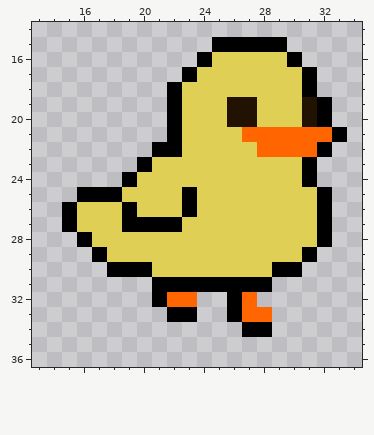
Edited in one commit: pixel-art sprite (data/gfx/waddle_right_0.png). The first picture shows the starting point.
The file is 1600x1600 pixels, drawn in blocks of 32x32; one block is one cell here. Shown: x 13..34, y 14..36.
The same view after the edit:
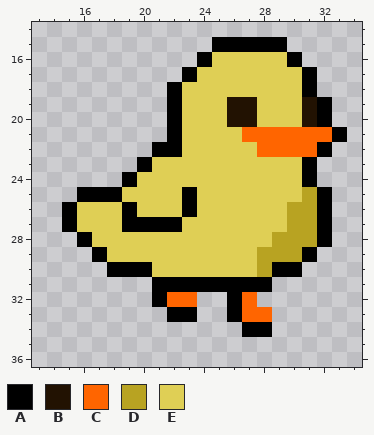
Palette (. is transparent): A #000000  B #221202  C #ff6500  D #b8a322  E #dfcf55
The exact change:
@@ x 26..33 @@
 24 EEEEEA..
-25 EEEEEEA.
-26 EEEEEEA.
-27 EEEEEEA.
-28 EEEEEEA.
-29 EEEEEA..
-30 EEEAA...
+25 EEEEEDA.
+26 EEEEDDA.
+27 EEEEDDA.
+28 EEEDDDA.
+29 EEDDDA..
+30 EEDAA...
 31 AAA.....
Changed places in both pictures, as pixel boxes (x1, y1, x2, y2):
changed: (257, 187, 317, 277)
